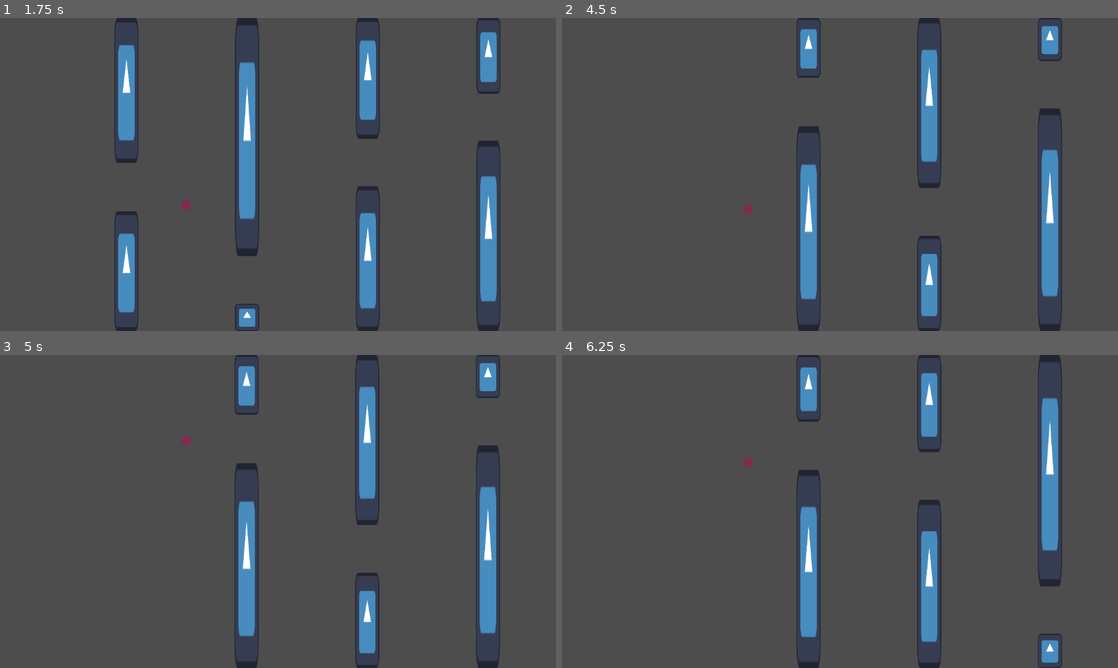
Above: before the commit, frames 1-4 (two rows, left to right).
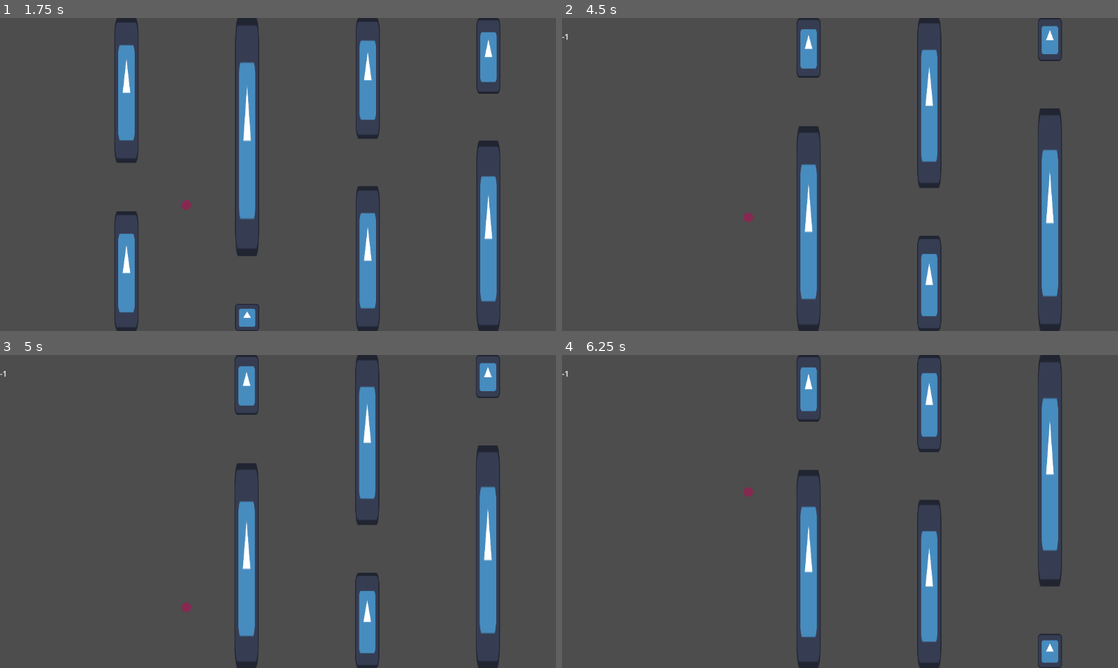
Above: after the commit, the same moments.

Repository: Greeenny/Twenty-Game-Challenge
Game: Godot game, scene res://Main/main.tscn
The game is run twice, just before and just after one commit, with the same random seed, the same clock (stepped at 60 frames per second) and the same inputs. The engine's default icon, where the game draws it, is replaced by a stand-in: a white triangle on a blue panel in a dark square.
Inputs (mouse positions are in pixels of both pictures, inside the frame that each line leads up to):
- Up to frame 1 (1.75 s): click "Flappy Bird" at 0.5 s; tap Enter at 1.25 s; move the mouse to (244, 89) at 1.27 s; hold D (right) from 1.28 s (still down); hold Space (space_bar) from 1.28 s (still down)
- Up to frame 2 (4.5 s): move the mouse to (806, 136) at 2.02 s; release D (right) at 2.03 s; release Space (space_bar) at 2.03 s; hold S (down) 2.03-2.78 s; tap Space (space_bar) at 2.1, 3.6 s; tap Enter at 2.75, 4.25 s; move the mouse to (928, 77) at 2.77 s; hold D (right) 2.78-3.53 s; hold Space (space_bar) 2.78-3.53 s; tap ` (tilde_key) at 2.85 s; move the mouse to (806, 49) at 3.52 s; hold W (up) 3.53-4.28 s; move the mouse to (928, 102) at 4.27 s; hold A (left) from 4.28 s (still down); hold Space (space_bar) from 4.28 s (still down)
- Up to frame 3 (5 s): keep holding A (left); keep holding Space (space_bar)
- Up to frame 4 (6.25 s): move the mouse to (1051, 376) at 5.02 s; release Space (space_bar) at 5.03 s; tap ` (tilde_key) at 5.1 s; tap Space (space_bar) at 5.3 s; move the mouse to (928, 401) at 5.77 s; release A (left) at 5.78 s; hold S (down) from 5.78 s (still down); hold Space (space_bar) from 5.78 s (still down)

Frame 1 is identical in both runs. In frame 2, less than 0.1% of the frame differs, in the area x 0-35%, y 5-66%; in frame 3, less than 0.1%; in frame 4, less than 0.1%, in the area x 0-35%, y 5-46%.

Commit message:
Player functionality
Added jump counter functionality (start w. one jump, get more every dash)

Added sequential dashing if dashes are inputted during a dash. Does not register if the second dash is inputted less than dash_queue_max from the first dash.

Diff:
--- a/FlappyBird/FlappyBird.gd
+++ b/FlappyBird/FlappyBird.gd
@@ -4,12 +4,10 @@
 var camera : Camera2D
 var camera_top_limit : float
 var camera_bot_limit : float
-var screen_width : float
 @onready var camera_width = $Player.camera_width
 
 
 @onready var jump_count_node = $FlappyBirdUI/LabelContainer/JumpCount
-@onready var dash_count_node = $FlappyBirdUI/LabelContainer/DashCount
 @onready var score_node = $FlappyBirdUI/LabelContainer/Score
 
 var obstacle_instance = load("res://FlappyBird/obstacle.tscn")
@@ -31,7 +29,7 @@
 
 # Called every frame. 'delta' is the elapsed time since the previous frame.
 func _process(delta):
-	if can_player_score == true and $Player.state != $Player.STATES.DASHING:
+	if can_player_score == true and $Player.state != $Player.STATE.DASHING:
 		can_player_score = false
 		add_score(1)
 		add_jump(1)
@@ -46,6 +44,7 @@
 	camera = $Player/Camera2D
 	camera.make_current()
 	var camera_center = camera.get_screen_center_position()
+
 
 	$Player.obstacle_spacing = obstacle_spacing
 	var player_position_x = $Player.get_global_position().x
@@ -66,32 +65,25 @@
 	obstacle_position_x += obstacle_spacing
 
 	obstacle_list.append(obstacle)
-	print(obstacle.get_global_position())
 	pass
-
-func add_dash(input_int):
-	var current_count = int(dash_count_node.get_text())
-	current_count += input_int
-	dash_count_node.set_text(current_count)
 
 func _on_player_dashed():
 	can_player_score = true
-	add_dash(-1)
 	var last_obstacle_x = obstacle_list[-1].get_global_position().x
 	create_obstacle(last_obstacle_x+obstacle_spacing)
 	var first_obstacle = obstacle_list[0]
 	var first_obstacle_x = first_obstacle.get_global_position().x
 	var distance_from_player = first_obstacle_x - $Player.get_global_position().x
-	if distance_from_player > 2*screen_width:
+	if distance_from_player < -2*camera_width:
 		first_obstacle.queue_free()
+		obstacle_list.pop_front()
 
-	pass # Replace with function body.
 	pass # Replace with function body.
 
 func add_jump(input_int):
 	var current_count = int(jump_count_node.get_text())
 	current_count += input_int
-	jump_count_node.set_text(current_count)
+	jump_count_node.set_text(str(current_count))
 
 func _on_player_jumped():
 	add_jump(-1)
@@ -100,4 +92,4 @@
 func add_score(input_int):
 	var current_count = int(score_node.get_text())
 	current_count += input_int
-	score_node.set_text(current_count)
+	score_node.set_text(str(current_count))
--- a/FlappyBird/Obstacle.gd
+++ b/FlappyBird/Obstacle.gd
@@ -34,7 +34,6 @@
 	opening_position = Vector2(0,randf_range(top_of_screen_y+opening_height, bot_of_screen_y-opening_height))
 	var top_obstacle_bottom_edge_y = opening_position.y - opening_height/2
 	var top_obstacle_size = Vector2(obstacle_width, top_obstacle_bottom_edge_y - top_of_screen_y)
-	print(top_obstacle_size.y)
 	var top_obstacle_position = Vector2(0,top_obstacle_bottom_edge_y - top_obstacle_size.y/2)
 
 	$Top.shape.set_size(top_obstacle_size)
@@ -54,16 +53,28 @@
 	$Bottom.set_position(bot_obstacle_position)
 	var bot_scale_to_apply = bot_obstacle_size/$Bottom/BottomSprite.get_rect().size
 	$Bottom/BottomSprite.apply_scale(bot_scale_to_apply)
-	print($Bottom.shape.size)
 	pass
 
 
 func _on_mouse_entered():
-	print("mouse entered")
-	print(get_global_mouse_position())
+	print("in")
 	pass # Replace with function body.
 
 
 func _on_mouse_exited():
-	print("mouse exited")
+	print('out')
 	pass # Replace with function body.
+
+
+
+
+
+
+func _on_body_entered(body):
+	pass # Replace with function body.
+
+
+func _on_body_shape_entered(body_rid, body, body_shape_index, local_shape_index):
+	print("Body shape entered")
+	print(body_rid)
+	pass # Replace with function body.
--- a/FlappyBird/Player.gd
+++ b/FlappyBird/Player.gd
@@ -34,6 +34,10 @@
 var spacebar_hold_time : float = 0
 const spacebar_max_hold_time : float = 0.5
 
+var is_dash_queued := false
+var dash_queue_timer : float = 0
+var dash_queue_max : float = 0.2
+
 var dash_time : float = 0
 const dash_time_max : float = .5
 var start_dash_x : float
@@ -69,15 +73,23 @@
 		spacebar_hold_time = 0
 		state = STATE.FALLING
 
-	if Input.is_action_just_pressed("right") and state != STATE.DASHING:
-		emit_signal("player_dash")
+	if (Input.is_action_just_pressed("right") or is_dash_queued) and state != STATE.DASHING:
+		is_dash_queued = false
+		dash_queue_timer = dash_queue_max
 		state = STATE.DASHING
+		jump_count += 1
+
 		accelleration = Vector2.ZERO
-
 		velocity = Vector2(dash_speed,0)
 		start_dash_x = get_global_position().x
 
+		emit_signal("dashed")
+
+
 	if state == STATE.DASHING:
+		dash_queue_timer -= delta
+		if Input.is_action_just_pressed("right") and dash_queue_timer < 0:
+			is_dash_queued = true
 		velocity.x = dash_speed - dash_speed*dash_decelleration_ratio*(get_global_position().x - start_dash_x)**2/(obstacle_spacing)**2
 		if get_global_position().x >= start_dash_x + obstacle_spacing:
 			accelleration = Vector2.ZERO
@@ -93,11 +105,13 @@
 			accelleration.y = jump_accelleration
 			velocity = velocity/3+ accelleration*delta
 			state = STATE.JUMPING
+			emit_signal("jumped")
 
 	# When jumping, if spacebar is pressed, accellerate more and keep track of time held.
 	# Is spacebar not pressed, remove from spacebar timer.
 	# If spacebar timer has ran out, or if held to max time, set state to falling.
 	if state == STATE.JUMPING:
+
 		if Input.is_action_pressed("space_bar"):
 			spacebar_hold_time += delta
 			accelleration.y += jump_accelleration
--- a/FlappyBird/flappy_bird.tscn
+++ b/FlappyBird/flappy_bird.tscn
@@ -12,7 +12,6 @@
 [node name="Player" type="CharacterBody2D" parent="."]
 script = ExtResource("2_fcor1")
 color = Color(0.521569, 0.160784, 0.317647, 1)
-jump_count = 10
 camera_offset_ratio = 0.33
 camera_follow_ratio = 0.5
 
@@ -31,9 +30,6 @@
 [node name="Score" type="Label" parent="FlappyBirdUI/LabelContainer"]
 layout_mode = 2
 
-[node name="DashCount" type="Label" parent="FlappyBirdUI/LabelContainer"]
-layout_mode = 2
-
 [node name="JumpCount" type="Label" parent="FlappyBirdUI/LabelContainer"]
 layout_mode = 2
 
--- a/FlappyBird/obstacle.tscn
+++ b/FlappyBird/obstacle.tscn
@@ -25,5 +25,7 @@
 [node name="BottomSprite" type="Sprite2D" parent="Bottom"]
 texture = ExtResource("2_l8roi")
 
+[connection signal="body_entered" from="." to="." method="_on_body_entered"]
+[connection signal="body_shape_entered" from="." to="." method="_on_body_shape_entered"]
 [connection signal="mouse_entered" from="." to="." method="_on_mouse_entered"]
 [connection signal="mouse_exited" from="." to="." method="_on_mouse_exited"]
